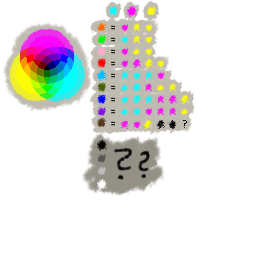
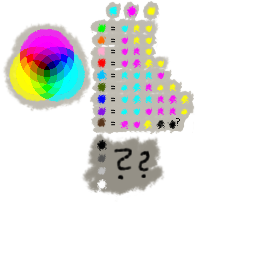
The second 256px x 256px image is a revision of the first. Changes to its layers:
painted on "Hintergrund" over [97, 22, 187, 128]
painted on "bg" over [170, 116, 194, 133]
